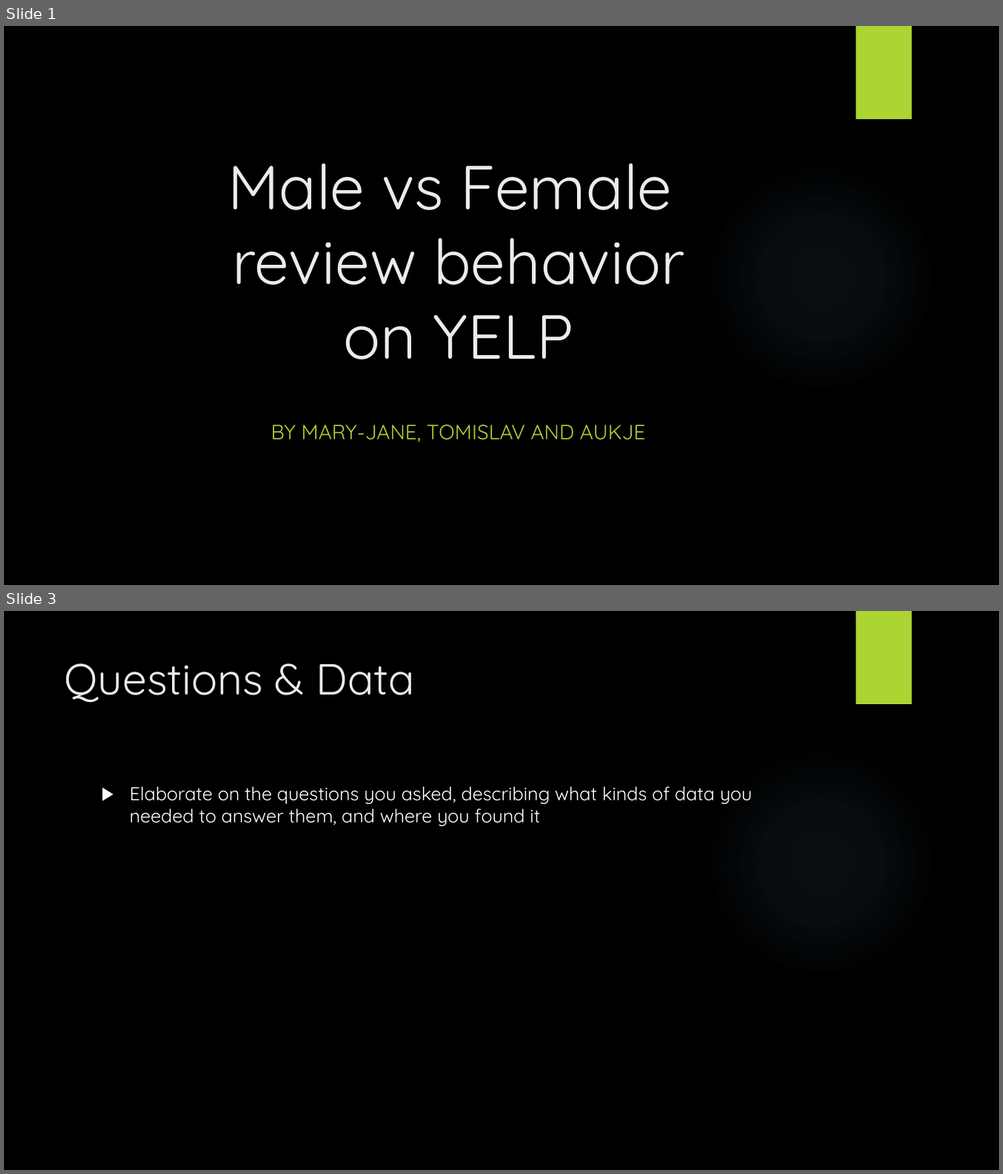
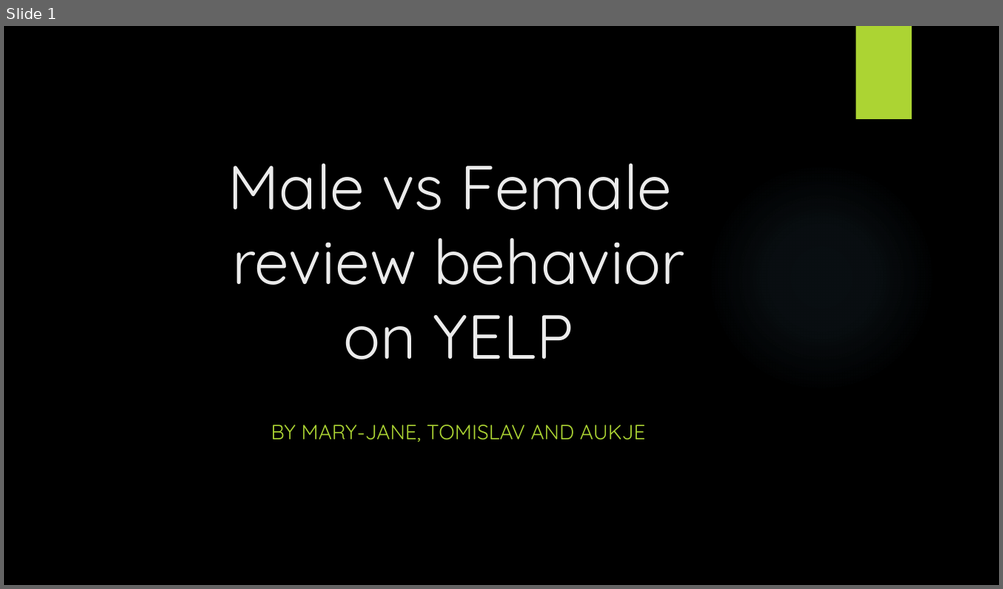
Before and after one commit to DutchDS/Project-1, a slide deck: Presentation.pptx. Shown one above the other, each under a label of ours: slides 1 and 3 before the commit, slide 1 after it; the slides between them are not shown. The pictures are 1003x1174 and 1003x589 pixels, drawn with LibreOffice and Linux fonts; fonts in the diff are those of the drawing; background and template pictures are left out. Boxes give left, top, right and bottom in pixels: in the first picture for what was removed or moved away, otherwise in the second. Text is boxed around its words. In the diff, an @@ line names an element or a change of style, - is before the commit and + after.

```diff
--- a/Presentation.pptx
+++ b/Presentation.pptx
@@ slide 3 removed at (4, 611, 999, 1170), background picture (left out); not listed: 2 template elements that a slide beside it also shows @@
@@ title removed at (64, 664, 415, 703) @@
-Questions & Data
@@ text removed at (130, 786, 752, 826) @@
-▶ Elaborate on the questions you asked, describing what kinds of data you needed to answer them, and where you found it
```
Also in this commit, not shown: 1 slide changed, 6 slides added, 1 other slide removed.
